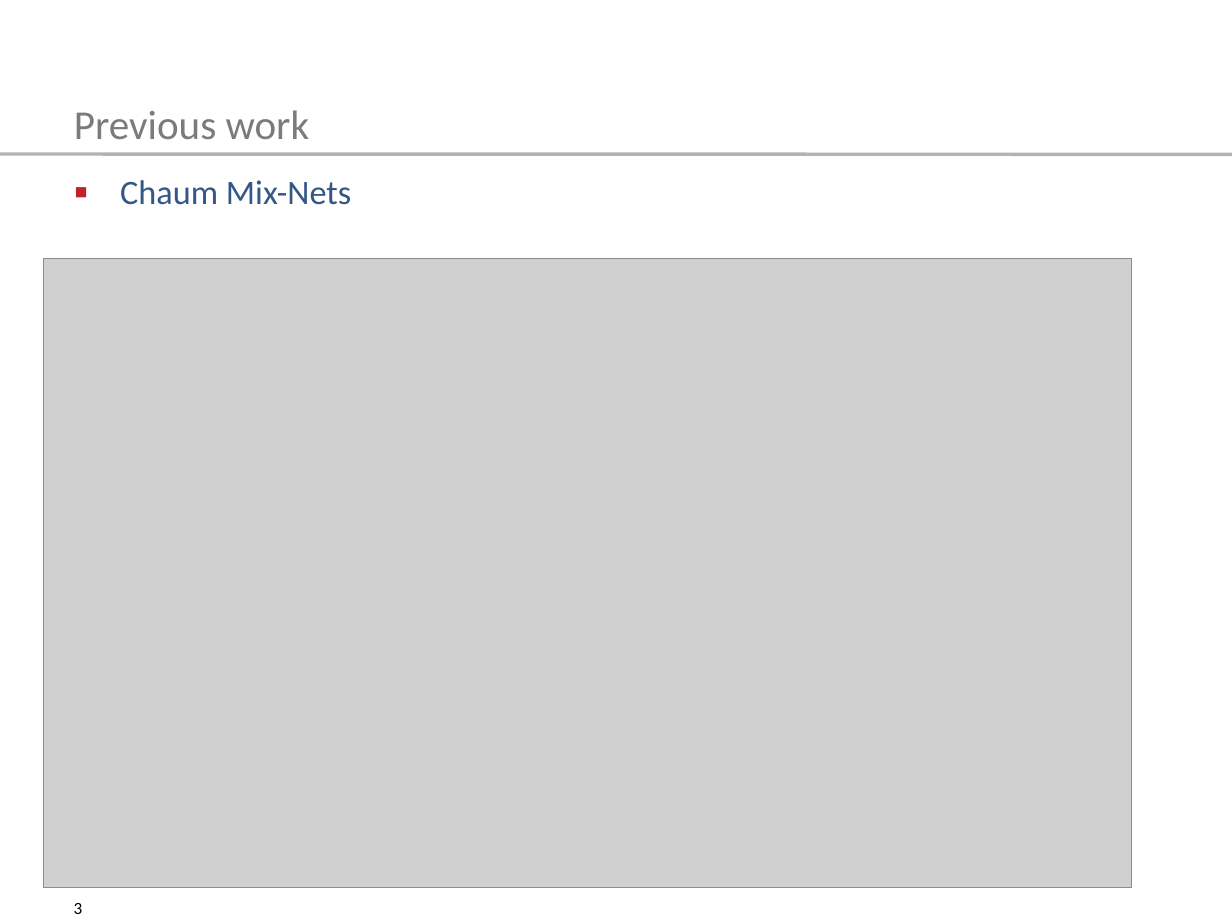
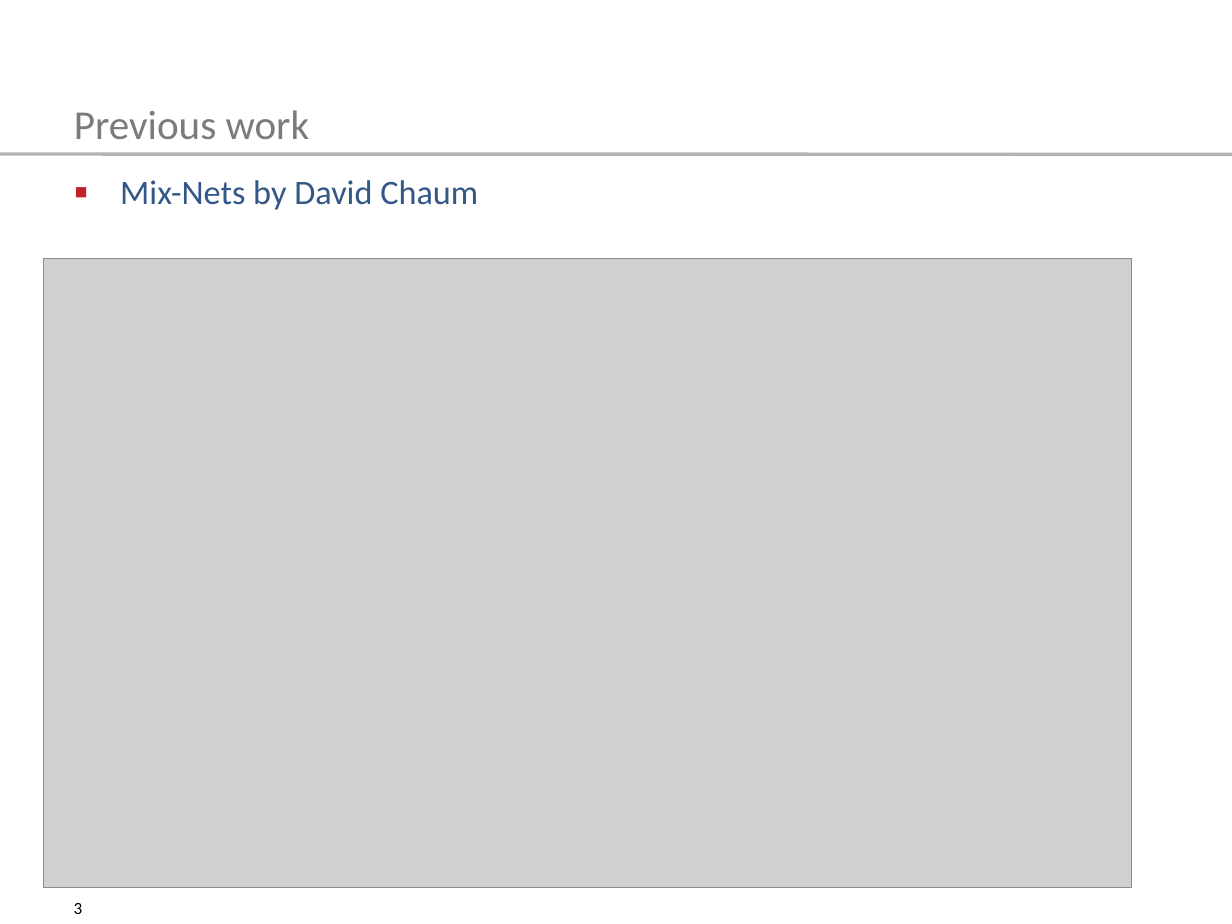
Before and after one commit to tompetersen/ski-tor, a slide deck: slide 3 of presentation/TemplateSlides2016.pptx. Drawn at 1232x924 pixels with LibreOffice and Linux fonts; fonts in the diff are those of the drawing; grey boxes stand for pictures. Boxes give left, top, right and bottom in pixels: in the first picture for what was removed or moved away, otherwise in the second. Text is boxed around its words. In the diff, an @@ line names an element or a change of style, - is before the commit and + after.

```diff
--- a/presentation/TemplateSlides2016.pptx
+++ b/presentation/TemplateSlides2016.pptx
@@ text at (120, 180, 478, 210): text changed @@
-▪ Chaum Mix-Nets
+▪ Mix-Nets by David Chaum
```
Also in this commit, not shown: 2 other slides changed.
